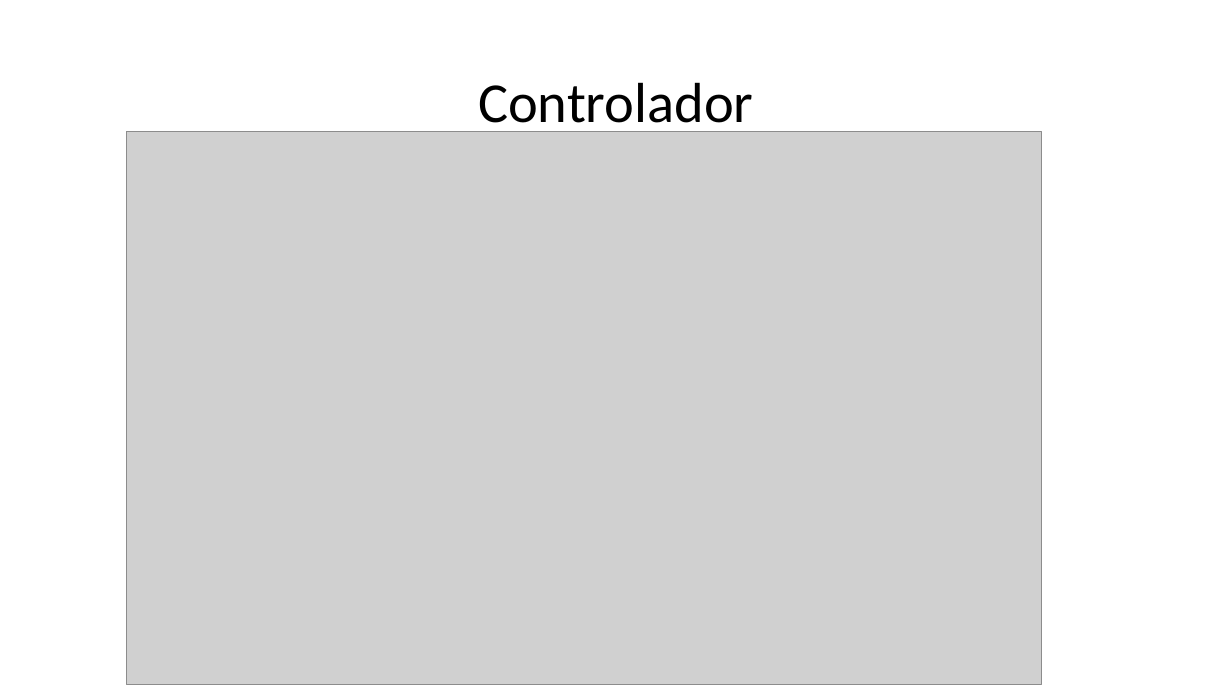
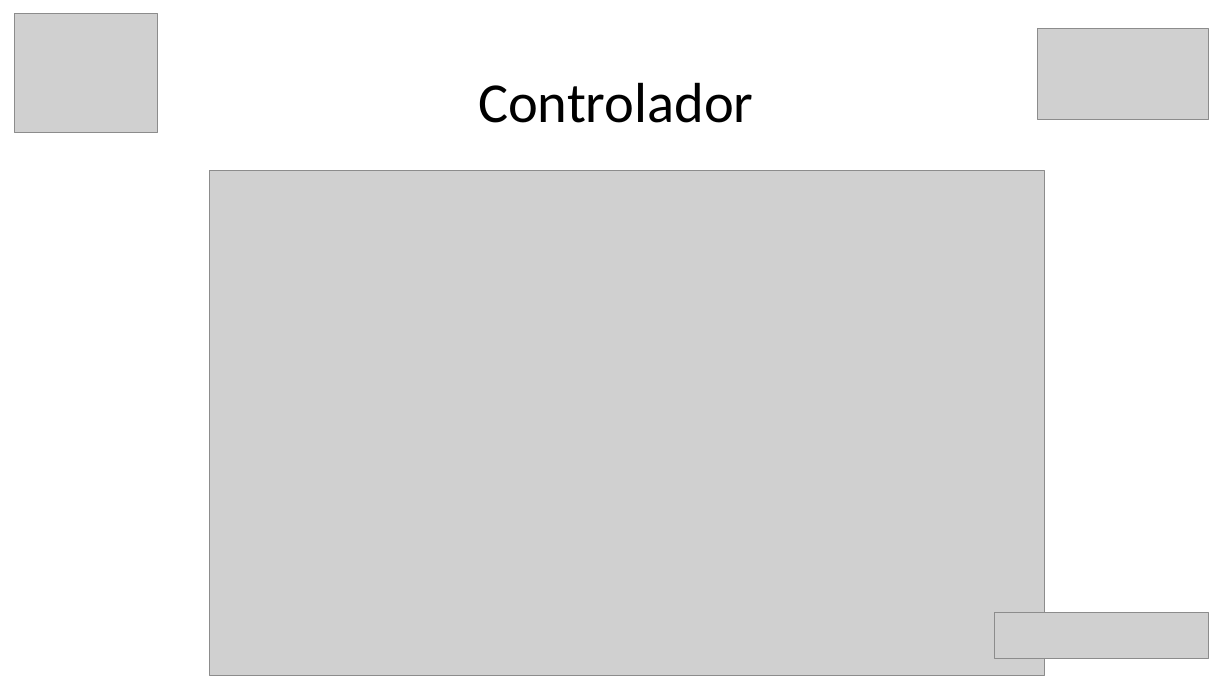
Before and after one commit to EmilioLdelaFuente/tfg, a slide deck: slide 9 of tfgPP.pptx. Drawn at 1232x693 pixels with LibreOffice and Linux fonts; fonts in the diff are those of the drawing; grey boxes stand for pictures. Boxes give left, top, right and bottom in pixels: in the first picture for what was removed or moved away, otherwise in the second. Text is boxed around its words. In the diff, an @@ line names an element or a change of style, - is before the commit and + after.

Commit message:
Visual Upgrade
Really cool images add

```diff
--- a/tfgPP.pptx
+++ b/tfgPP.pptx
@@ picture added at <box>15,13,158,132</box> @@
@@ picture added at <box>1038,29,1209,119</box> @@
@@ picture: place and size @@
-picture at <box>127,131,1042,684</box>
+picture at <box>210,171,1045,676</box>
@@ picture added at <box>995,613,1210,658</box> @@
```
Also in this commit, not shown: 13 other slides changed.
